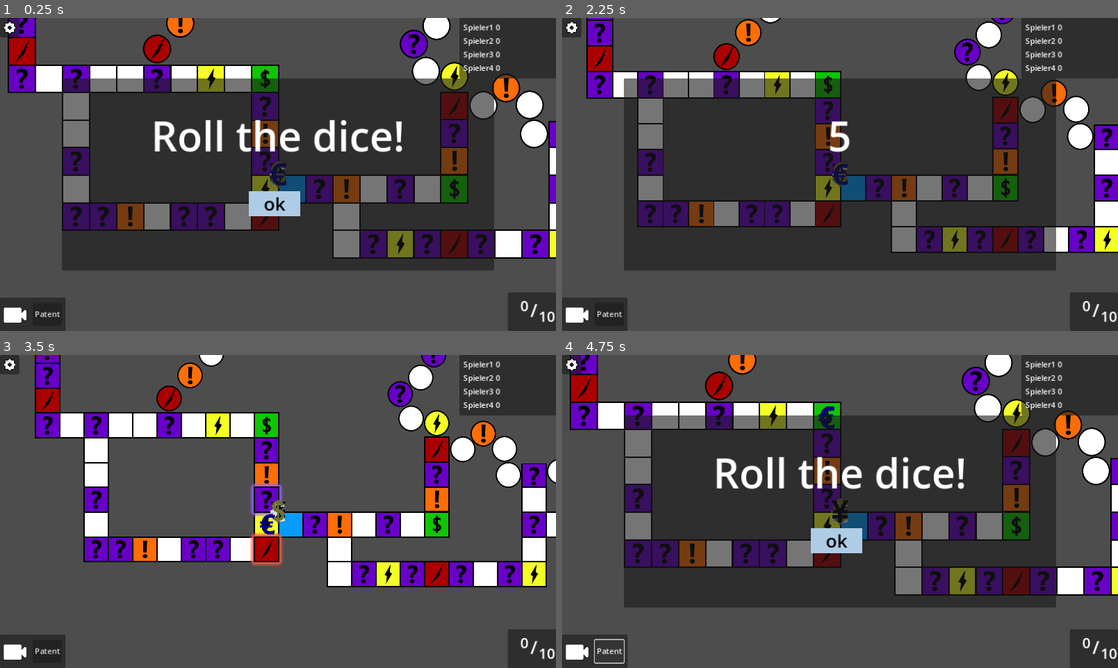
Above: before the commit, frames 1-4 (two rows, left to right).
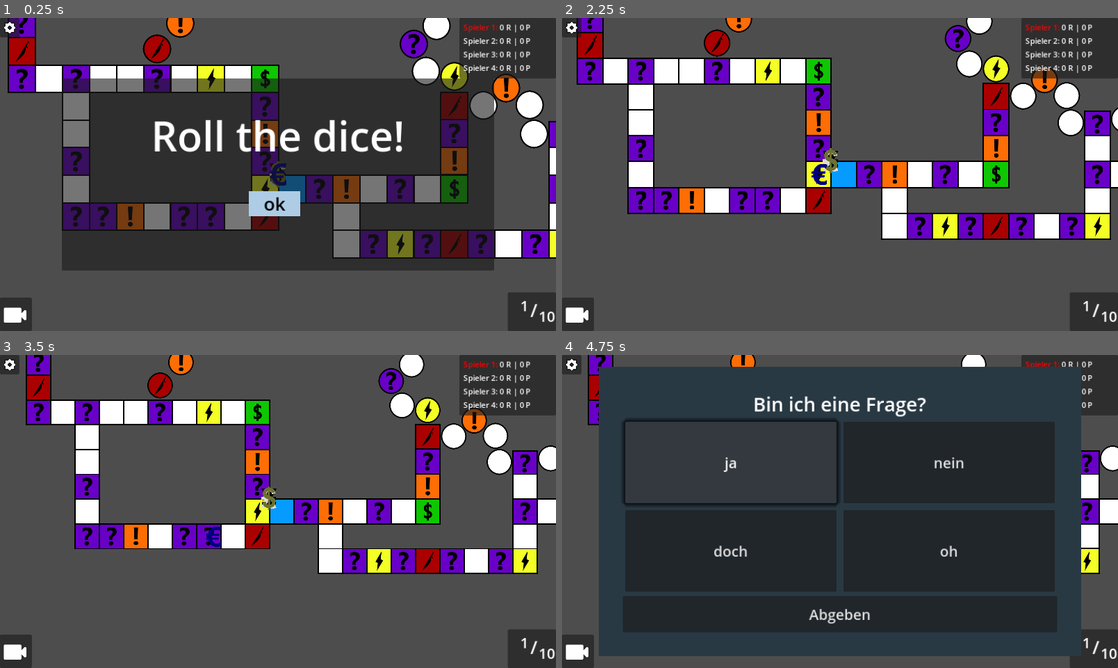
Above: after the commit, the same moments.

Repository: hfxbse/mparty
Game: Godot game, scene res://main/main.tscn
Two runs of this game, one before a commit and one after it. Both use one fixed random seed, a clock stepped at 60 frames per second and the inputs below.
Inputs (mouse positions are in pixels of both pictures, inside the frame that each line leads up to):
- Up to frame 1 (0.25 s): no input
- Up to frame 2 (2.25 s): click "Patent" (after the commit: "ok") at 0.5 s; click (834, 202) at 1.25 s, where only the run before the commit has a clickable "ok"; click (578, 315) at 2 s
- Up to frame 3 (3.5 s): click (255, 536) at 2.77 s
- Up to frame 4 (4.75 s): click (828, 498) at 3.52 s; click "Patent" (after the commit: "ja") at 4.25 s

The runs differ from the first frame. In frame 1, 1.0% of the frame differs, in the area x 5-96%, y 2-100%; in frame 2, 58%, in the area x 2-100%, y 0-100%; in frame 3, 28%; in frame 4, 54%.

Commit message:
Requested changes

Diff:
--- a/main/main.gd
+++ b/main/main.gd
@@ -48,15 +48,14 @@
 # Invoced by the start-screen to start the game
 func start_game(num_rounds, num_players):
 	create_players(num_players)
-	hud.update_player_stats(players)
+	hud.update_player_stats(current_player, players)
 
 	for round in num_rounds:
-		hud.update_round_count(round, num_rounds)
+		hud.update_round_count(round + 1, num_rounds)
 		round_begin(round+1)
 
 		for player in players:
 			await player_turn(player)
-			hud.update_player_stats(players)
 
 
 func create_players(num):
@@ -99,6 +98,8 @@
 	current_player.z_index += 1
 	current_player.camera.make_current()
 
+	hud.update_player_stats(current_player, players)
+
 	player_turn_begin(current_player)
 	await player.move(await roll_dice())
 
@@ -123,8 +124,3 @@
 func round_begin(round_num):
 	# Add code to change the round display in the HUD
 	pass
-
-
-func _on_game_overlay_close_game_requested(is_close_requested):
-	if is_close_requested:
-		get_tree().quit()
--- a/main/main.tscn
+++ b/main/main.tscn
@@ -16,5 +16,3 @@
 
 [node name="MainCamera" type="Camera2D" parent="."]
 script = ExtResource("4_lgfck")
-
-[connection signal="close_game_requested" from="GameOverlay" to="." method="_on_game_overlay_close_game_requested"]
--- a/overlay/overlay.gd
+++ b/overlay/overlay.gd
@@ -9,11 +9,6 @@
 var main_camera_selected = false
 
 signal camera_menu_pressed(main_camera_selected: bool)
-signal close_game_requested(is_close_requested: bool)
-
-
-func _ready():
-	settings_menu_button.get_popup().id_pressed.connect(on_settings_button_id_pressed)
 
 
 func _on_camera_button_pressed():
@@ -21,16 +16,18 @@
 	camera_menu_pressed.emit(main_camera_selected)
 
 
-func update_player_stats(players):
+func update_player_stats(current_player, players):
 	for child in stats_container.get_children():
 		stats_container.remove_child(child)
 
 	var counter = 1
 	for player in players:
 		var player_name_label = Label.new()
-		player_name_label.text = "Spieler" + str(counter)
+		player_name_label.text = "Spieler " + str(counter) + ":"
+		if player == current_player:
+			player_name_label.add_theme_color_override("font_color", Color(100, 0, 0))
 		var money_label = Label.new()
-		money_label.text = str(player.riesen)
+		money_label.text = str(player.riesen) + " R" + " | " + str(player.patente) + " P"
 
 		stats_container.add_child(player_name_label)
 		stats_container.add_child(money_label)
@@ -41,7 +38,3 @@
 func update_round_count(num_rounds, max_rounds):
 	round_status_label.text = str(num_rounds)
 	max_rounds_label.text = str(max_rounds)
-
-func on_settings_button_id_pressed(id: int):
-	if id == 0:
-		close_game_requested.emit(true)
--- a/overlay/overlay.tscn
+++ b/overlay/overlay.tscn
@@ -22,19 +22,13 @@
 flat = false
 alignment = 0
 icon_alignment = 1
-item_count = 2
-popup/item_0/text = "Exit"
-popup/item_0/id = 0
-popup/item_1/text = "Musik"
-popup/item_1/id = 1
-popup/item_1/disabled = true
 
 [node name="ActionMenu" type="Panel" parent="."]
 anchors_preset = 2
 anchor_top = 1.0
 anchor_bottom = 1.0
 offset_top = -69.0
-offset_right = 136.0
+offset_right = 66.0
 grow_vertical = 0
 
 [node name="CameraButton" type="TextureButton" parent="ActionMenu"]
@@ -54,21 +48,6 @@
 texture_hover = ExtResource("2_18srf")
 texture_disabled = ExtResource("2_18srf")
 texture_focused = ExtResource("2_18srf")
-
-[node name="Button" type="Button" parent="ActionMenu"]
-layout_mode = 1
-anchors_preset = 6
-anchor_left = 1.0
-anchor_top = 0.5
-anchor_right = 1.0
-anchor_bottom = 0.5
-offset_left = -56.0
-offset_top = -24.0
-offset_right = -8.0
-offset_bottom = 23.0
-grow_horizontal = 0
-grow_vertical = 2
-text = "Patent"
 
 [node name="Stats" type="Panel" parent="."]
 anchors_preset = 1
Not shown: 1 places in main/main.tscn that only renumber resources
Not shown: 1 places in overlay/overlay.tscn that only renumber resources
